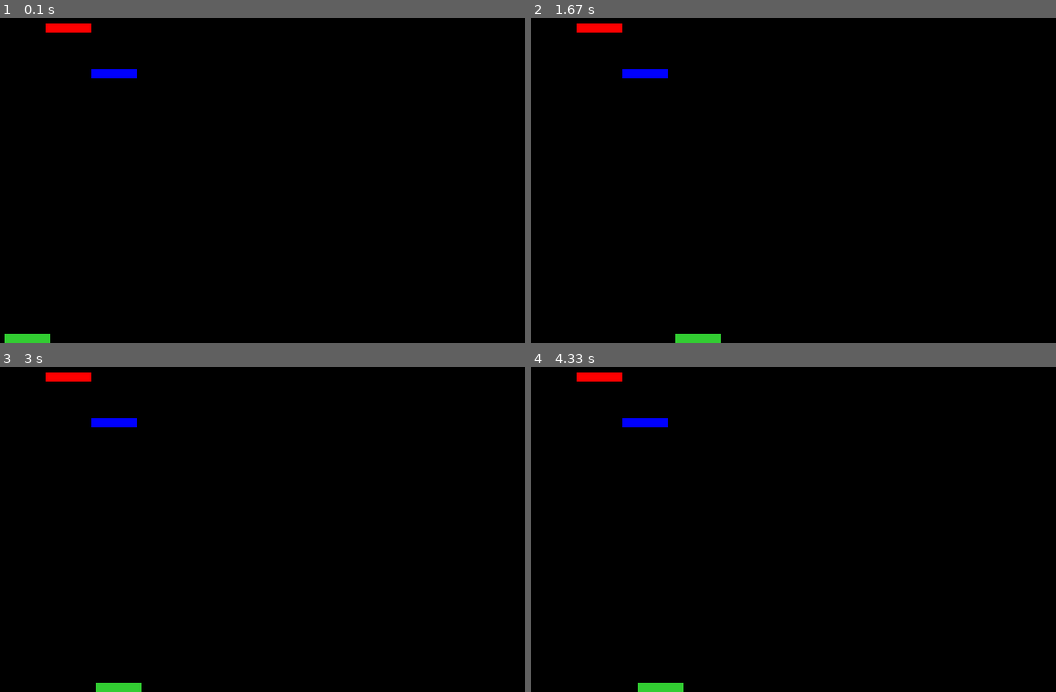
Above: before the commit, frames 1-4 (two rows, left to right).
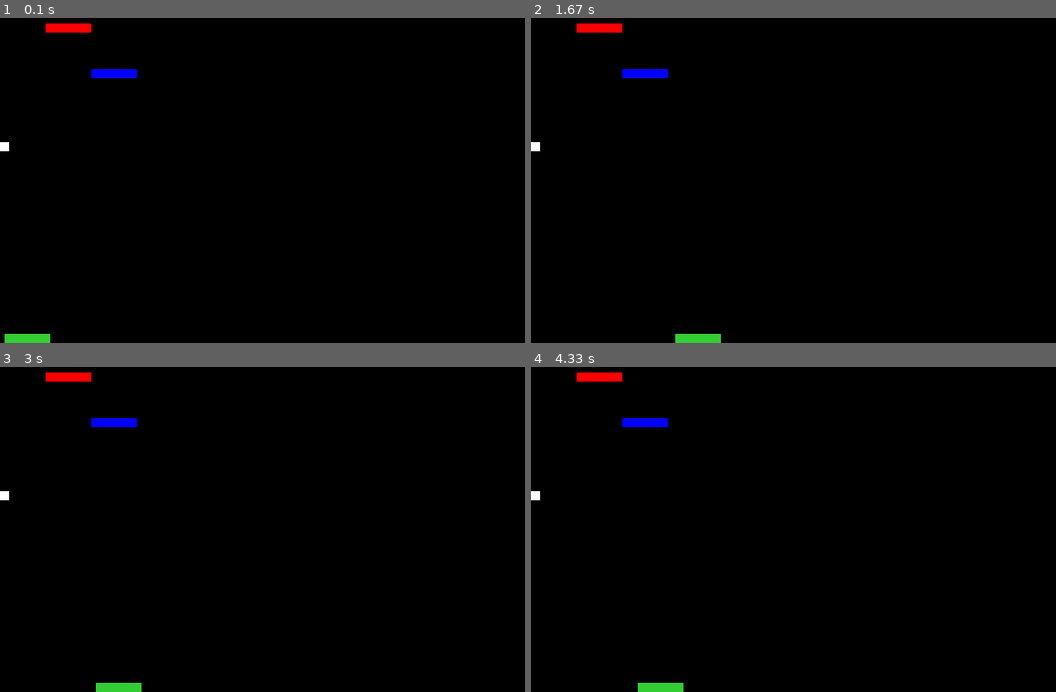
Above: after the commit, the same moments.

Repository: tmadhani/pygame
Game: pygame game, started from mypygame.py
Two runs of this game, one before a commit and one after it. Both use one fixed random seed, a clock stepped at 60 frames per second and the inputs below.
Inputs (mouse positions are in pixels of both pictures, inside the frame that each line leads up to):
- Up to frame 1 (0.1 s): no input
- Up to frame 2 (1.67 s): click (804, 161) at 0.38 s; click (856, 242) at 0.72 s; click (1003, 287) at 1.05 s; click (672, 89) at 1.38 s
- Up to frame 3 (3 s): click (273, 555) at 1.72 s; click (194, 435) at 2.05 s; click (462, 604) at 2.38 s; click (94, 545) at 2.72 s
- Up to frame 4 (4.33 s): click (646, 438) at 3.05 s; click (672, 571) at 3.38 s; click (998, 594) at 3.72 s; click (636, 643) at 4.05 s

The runs differ from the first frame. In frame 1, less than 0.1% of the frame differs, in the area x 0-2%, y 38-42%; in frame 2, less than 0.1%; in frame 3, less than 0.1%; in frame 4, less than 0.1%.

Commit message:
Commit 10

Diff:
--- a/mypygame.py
+++ b/mypygame.py
@@ -18,6 +18,7 @@
 pygame.display.set_caption("Breakout")
 pygame.display.update()
 
+mouse.set_visible(False)
 #set brick sprite height/wdith
 brick_width = 50
 brick_height = 10
@@ -25,6 +26,10 @@
 #paddle height and width
 paddle_height = 10
 paddle_width = 50
+
+#ball height and width
+ball_width = 10
+ball_height = 10
 
 
 #positions
@@ -70,8 +75,11 @@
 class Ball(pygame.sprite.Sprite):
 
 
-	def __init__(self, color):
+	def __init__(self, x, y):
 		super().__init__()
+		self.image = pygame.Surface([ball_width, ball_height])
+		self.image.fill(ball_white)
+		self.rect = self.image.get_rect()
 		hit_count = 0
 		velocity = 4.0
 
@@ -83,11 +91,13 @@
 		height = 10
 		width = 10
 
-		self.image = pygame.Surface([self.width, self.height])
-		self.image.fill(ball_white)
-		self.rect = self.image.get_rect()
+		self.rect.x = x
+		self.rect.y = y
 
-# 	def increment_hit(self):
+	# def hit(self, target)
+	# 	return self.rect.colliderect(target)
+
+# def increment_hit(self):
 # 		self.hit_count = self.hit_count + 1
 # 		if self.hit_count % 1 == 0:
 # 			for ball in self.balls:
@@ -121,7 +131,8 @@
 b = Blue_Party(100, 100)
 r = Red_Party(50, 50)
 p = Paddle(275, 390)
-sprites = RenderPlain(b, r, p)
+bl = Ball(275, 380)
+sprites = RenderPlain(b, r, p, bl)
 
 while True:
 	e = event.poll()
